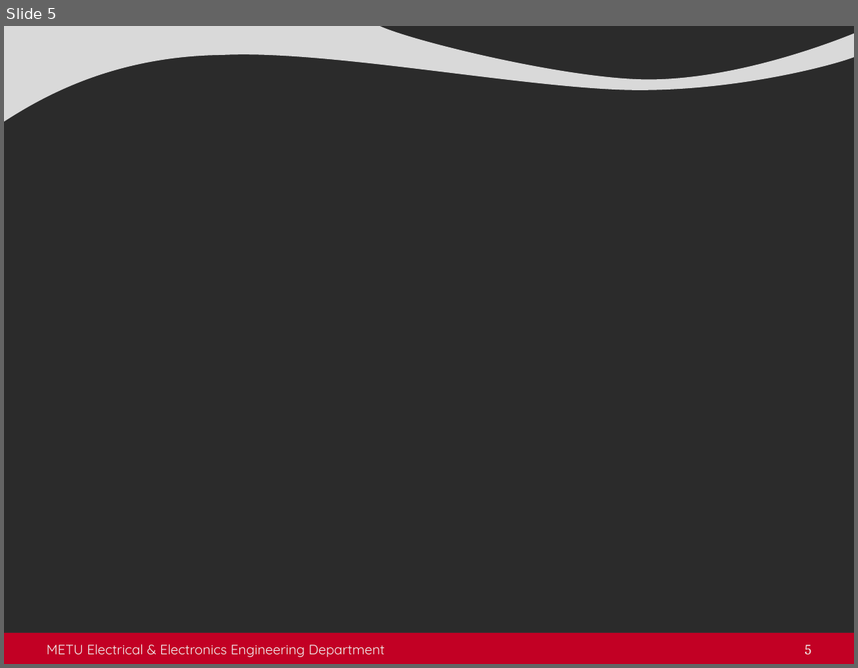
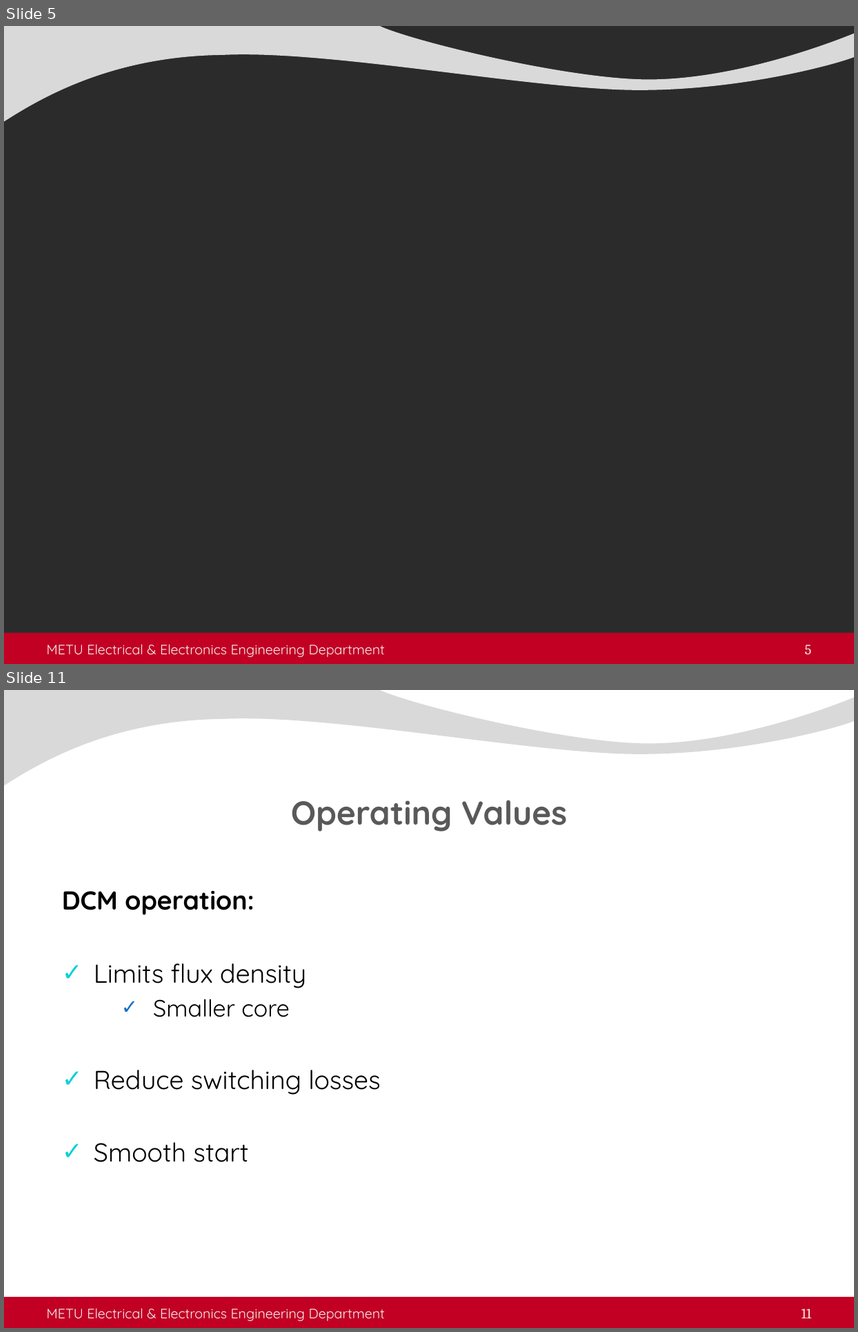
Before and after one commit to busranurkocak/EE464-Term-Project, a slide deck: Presentation/Isolated_presentation.pptx. Shown one above the other, each under a label of ours: slide 5 before the commit, slides 5 and 11 after it; the slides between them are not shown. The pictures are 858x668 and 858x1332 pixels, drawn with LibreOffice and Linux fonts; fonts in the diff are those of the drawing; grey boxes stand for pictures; background and template pictures are left out; a plain dark background stands for a picture behind light text. Boxes give left, top, right and bottom in pixels: in the first picture for what was removed or moved away, otherwise in the second. Text is boxed around its words. In the diff, an @@ line names an element or a change of style, - is before the commit and + after.

```diff
--- a/Presentation/Isolated_presentation.pptx
+++ b/Presentation/Isolated_presentation.pptx
@@ slide 11 added at (4,690,854,1328), background picture (left out); not listed: 2 template elements that a slide beside it also shows @@
@@ title added at (291,800,567,831), 28 pt, text #595959, bold @@
+Operating Values
@@ text added at (62,891,380,1162), 22 pt, text #000000 @@
+DCM operation:
+✓ Limits flux density
+  ✓ Smaller core
+✓ Reduce switching losses
+✓ Smooth start
@@ text added at (47,1308,385,1321), 11.5 pt, text #F2F2F2 @@
+METU Electrical & Electronics Engineering Department
@@ page number added at (802,1308,812,1318), 12 pt, text #F2F2F2 @@
+11
```
Also in this commit, not shown: 9 other slides added.
